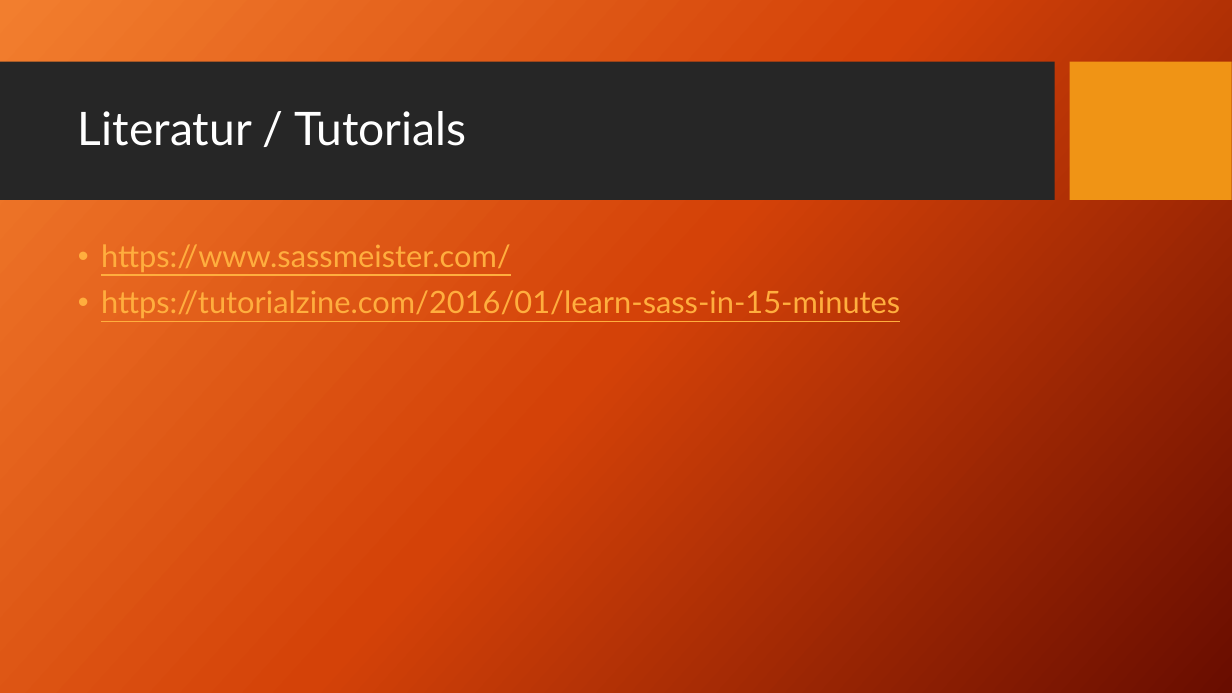
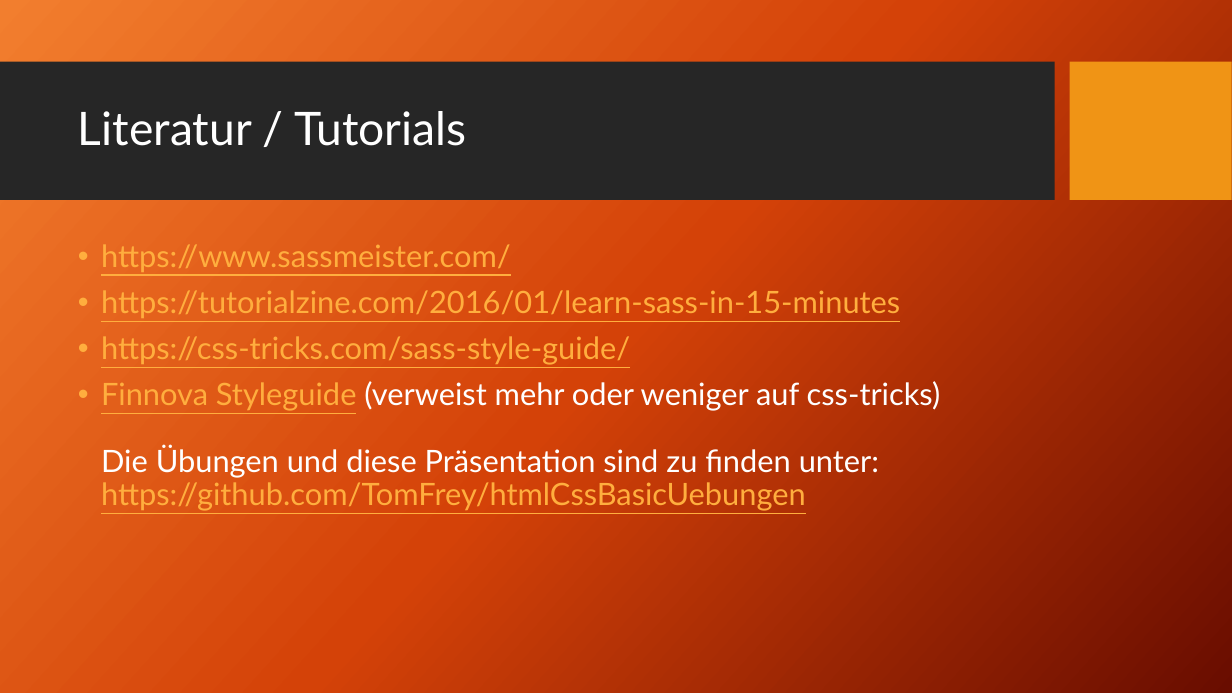
Before and after one commit to TomFrey/htmlCssBasicUebungen, a slide deck: slide 34 of sassSchulung.pptx (slide 35 before the commit). Drawn at 1232x693 pixels with LibreOffice and Linux fonts; fonts in the diff are those of the drawing; background and template pictures are left out. Boxes give left, top, right and bottom in pixels: in the first picture for what was removed or moved away, otherwise in the second. Text is boxed around its words. In the diff, an @@ line names an element or a change of style, - is before the commit and + after.

```diff
--- a/sassSchulung.pptx
+++ b/sassSchulung.pptx
@@ text at [101,336,941,511]: paragraphs added @@
+• https://css-tricks.com/sass-style-guide/
+• Finnova Styleguide (verweist mehr oder weniger auf css-tricks)
+  Die Übungen und diese Präsentation sind zu finden unter:
+  https://github.com/TomFrey/htmlCssBasicUebungen
```
Also in this commit, not shown: 1 slide removed, 1 other file.
